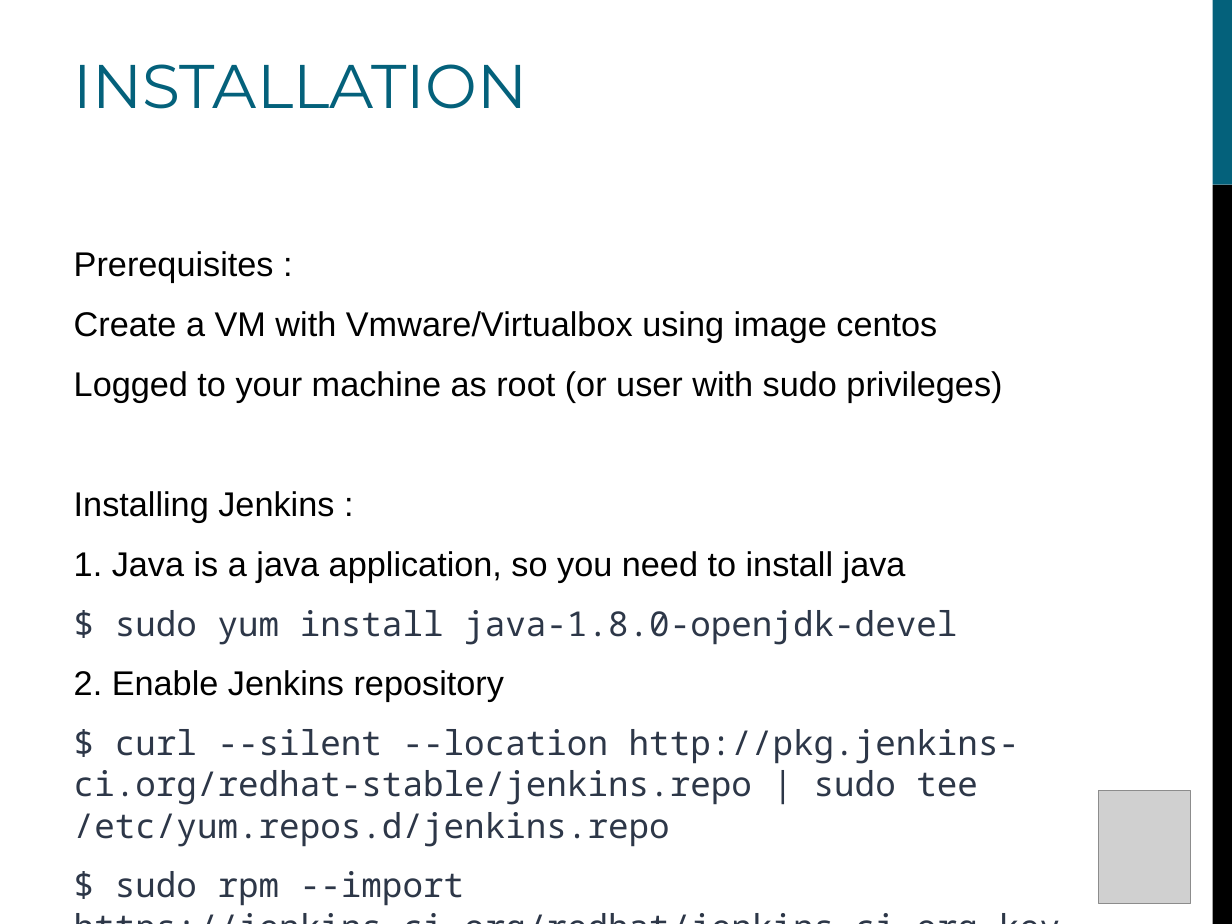
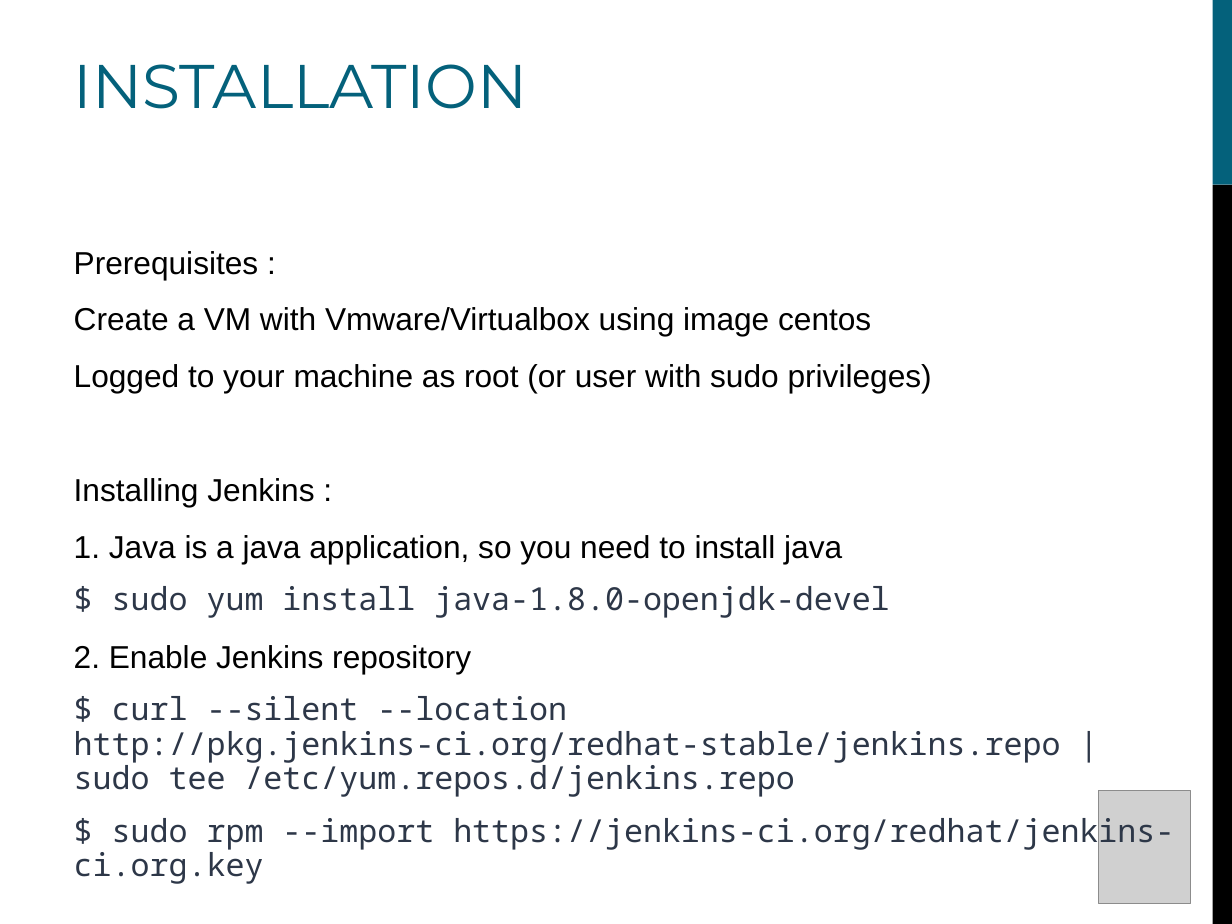
Before and after one commit to ericsonrumuy7/Jenkins-future, a slide deck: slide 11 of jenkins.ppt (slide 10 before the commit). Drawn at 1232x924 pixels with LibreOffice and Linux fonts; fonts in the diff are those of the drawing; grey boxes stand for pictures; background and template pictures are left out. Boxes give left, top, right and bottom in pixels: in the first picture for what was removed or moved away, otherwise in the second. Text is boxed around its words. In the diff, an @@ line names an element or a change of style, - is before the commit and + after.

Commit message:
update ppt

```diff
--- a/jenkins.ppt
+++ b/jenkins.ppt
@@ text "Prerequisites :" at <box>74,251,1174,884</box>: size 20 to 18.5 pt; line spacing 1 to 0.9 @@
```
Also in this commit, not shown: 1 other slide changed, 5 slides added, 1 slide removed, 1 other file.
